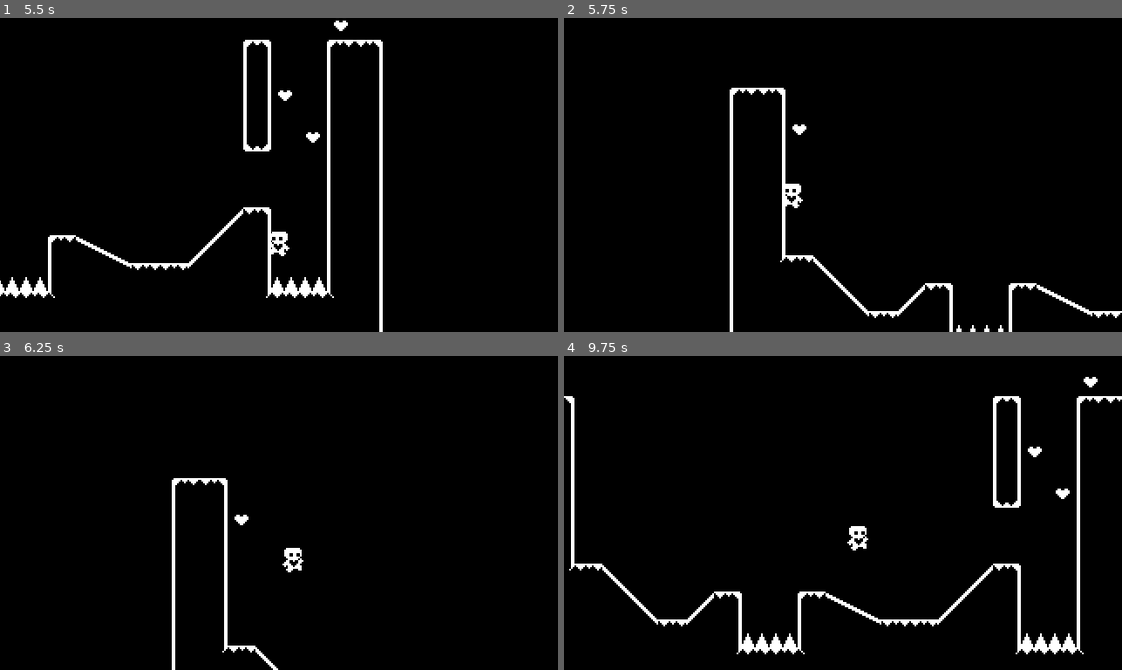
Above: before the commit, frames 1-4 (two rows, left to right).
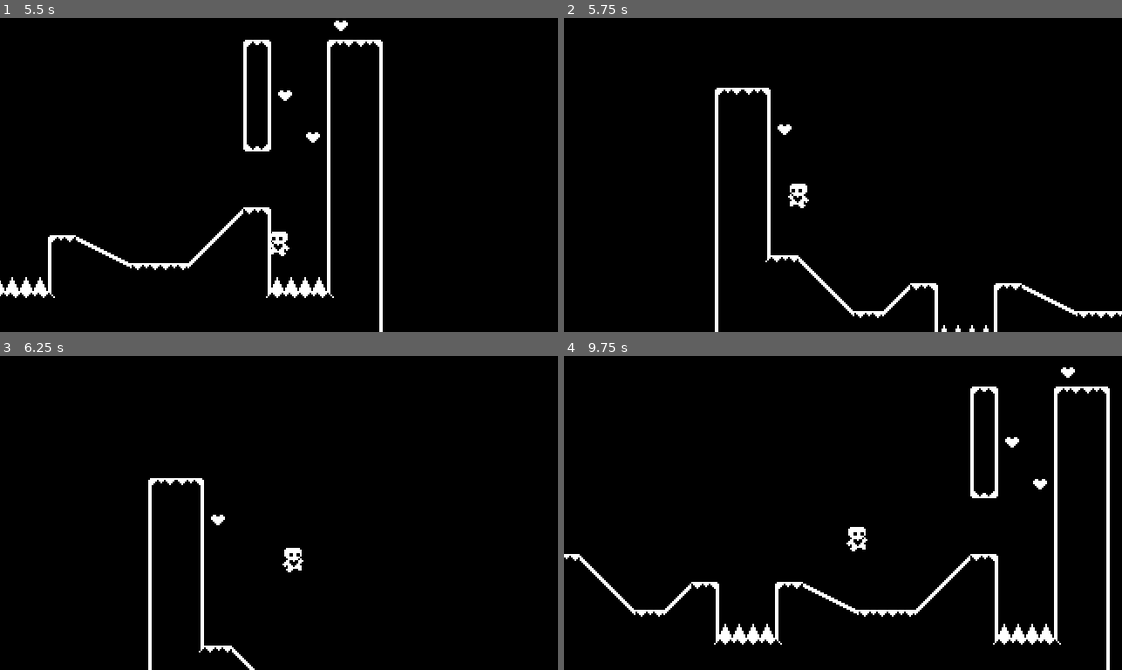
Above: after the commit, the same moments.

Repository: Tdrydale/godot-bonus-Tdrydale
Game: Godot game, scene res://start_menu.tscn
The game is run twice, just before and just after one commit, with the same random seed, the same clock (stepped at 60 frames per second) and the same inputs.
Inputs:
- Up to frame 1 (5.5 s): click "Start Game" at 0.5 s; hold Right (move_right) 1.28-2.78 s; tap W (jump) at 1.35, 1.52, 1.82, 2.1, 2.27, 2.57, 2.85, 3.6, 3.77, 4.07, 4.35, 4.52, 4.82, 5.1, 5.27 s; hold Left (move_left) 2.78-3.53 s; hold Right (move_right) 3.53-5.03 s; hold Left (move_left) from 5.03 s (still down)
- Up to frame 2 (5.75 s): keep holding Left (move_left); tap W (jump) at 5.57 s
- Up to frame 3 (6.25 s): release Left (move_left) at 5.78 s; hold Right (move_right) from 5.78 s (still down); tap W (jump) at 5.85 s
- Up to frame 4 (9.75 s): release Right (move_right) at 6.53 s; hold Left (move_left) 6.53-8.03 s; tap W (jump) at 6.6, 6.77, 7.07, 7.35, 7.52, 7.82, 8.1, 8.27, 8.57, 8.85, 9.6 s; hold Right (move_right) from 8.03 s (still down)

Frame 1 is identical in both runs. In frame 2, 3.5% of the frame differs, in the area x 27-100%, y 22-100%; in frame 3, 1.9%; in frame 4, 7.0%, in the area x 0-100%, y 3-100%.

Commit message:
Video 12 Complete

Diff:
--- a/player.gd
+++ b/player.gd
@@ -5,9 +5,11 @@
 var air_jump = false
 var just_wall_jumped = false
 var gravity = ProjectSettings.get_setting("physics/2d/default_gravity")
+var was_wall_normal = Vector2.ZERO
 
 @onready var animated_sprite_2d = $AnimatedSprite2D
 @onready var coyote_jump_timer = $CoyoteJumpTimer
+@onready var wall_jump_timer = $WallJumpTimer
 @onready var starting_position = global_position
 
 func _physics_process(delta):
@@ -23,20 +25,30 @@
 	update_animations(input_axis)
 
 	var was_on_floor = is_on_floor()
+	var was_on_wall = is_on_wall_only()
+	if was_on_wall:
+		was_wall_normal = get_wall_normal()
 	move_and_slide()
+
 	var just_left_ledge = was_on_floor and not is_on_floor() and velocity.y >= 0
 	if just_left_ledge:
 		coyote_jump_timer.start()
 	just_wall_jumped = false
+
+	var just_left_wall = was_on_wall and not is_on_wall()
+	if just_left_wall:
+		wall_jump_timer.start()
 
 func apply_gravity(delta):
 	if not is_on_floor():
 		velocity.y += gravity * movement_data.gravity_scale * delta
 
 func handle_wall_jump():
-	if not is_on_wall_only():
+	if not is_on_wall_only() and wall_jump_timer.time_left <= 0.0:
 		return
 	var wall_normal = get_wall_normal()
+	if wall_jump_timer.time_left > 0.0:
+		wall_normal = was_wall_normal
 	if Input.is_action_just_pressed("jump"):
 		velocity.x = wall_normal.x * movement_data.speed
 		velocity.y = movement_data.jump_velocity
--- a/player.tscn
+++ b/player.tscn
@@ -106,6 +106,10 @@
 wait_time = 0.1
 one_shot = true
 
+[node name="WallJumpTimer" type="Timer" parent="."]
+wait_time = 0.1
+one_shot = true
+
 [node name="Camera2D" type="Camera2D" parent="."]
 position = Vector2(0, -32)
 position_smoothing_enabled = true
--- a/world.gd
+++ b/world.gd
@@ -10,6 +10,7 @@
 func show_level_completed():
 	level_completed.show()
 	get_tree().paused = true
+	await get_tree().create_timer(1.0).timeout
 	if not next_level is PackedScene:
 		return
 	await LevelTransition.fade_to_black()
